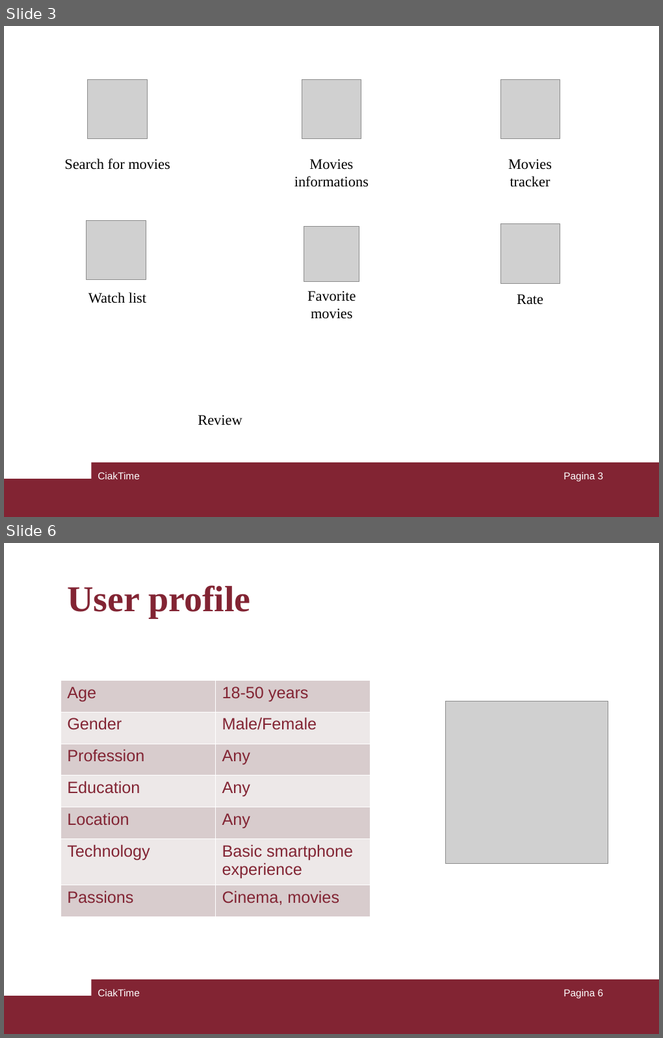
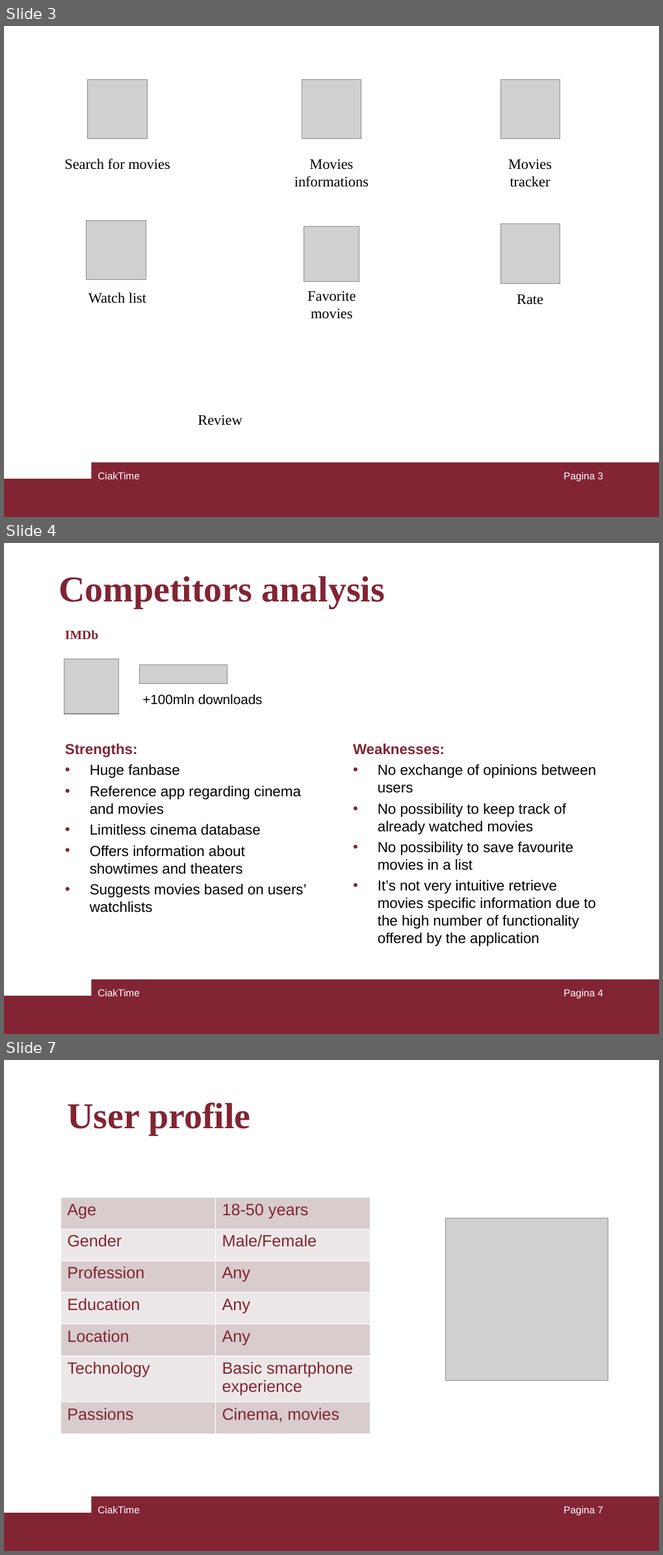
Before and after one commit to mauroficorella/Human-Computer-Interaction, a slide deck: Documentazione/presentazione.ppt. Shown one above the other, each under a label of ours: slides 3 and 6 before the commit, slides 3, 4 and 7 after it; the slides between them are not shown. The pictures are 663x1038 and 663x1555 pixels, drawn with LibreOffice and Linux fonts; fonts in the diff are those of the drawing; grey boxes stand for pictures. Boxes give left, top, right and bottom in pixels: in the first picture for what was removed or moved away, otherwise in the second. Text is boxed around its words. In the diff, an @@ line names an element or a change of style, - is before the commit and + after.

Commit message:
competitors

```diff
--- a/Documentazione/presentazione.ppt
+++ b/Documentazione/presentazione.ppt
@@ slide 4 added at (4,543,659,1034), background #FFFFFF; not listed: 2 template elements that a slide beside it also shows @@
@@ title added at (59,576,386,608), 40 pt, text #822433, bold @@
+Competitors analysis
@@ text added at (65,630,98,639), 14 pt, text #822433, bold @@
+IMDb
@@ picture added at (64,659,118,714) @@
@@ picture added at (140,665,228,684) @@
@@ text added at (142,694,263,705), 14.8 pt, text #000000 @@
++100mln downloads
@@ text added at (65,743,307,913), 16 pt, text #000000 @@
+Strengths:
+• Huge fanbase
+• Reference app regarding cinema and movies
+• Limitless cinema database
+• Offers information about showtimes and theaters
+• Suggests movies based on users’ watchlists
@@ text added at (353,743,596,947), 16 pt, text #000000 @@
+Weaknesses:
+• No exchange of opinions between users
+• No possibility to keep track of already watched movies
+• No possibility to save favourite movies in a list
+• It’s not very intuitive retrieve movies specific information due to the high number of functionality offered by the application
@@ text added at (98,990,140,997), 11 pt, text #FFFFFF @@
+CiakTime
@@ page number added at (564,990,604,999), 11 pt, text #FFFFFF @@
+Pagina 4
@@ what was slide 6 is now slide 7 @@
@@ page number at (564,1507,604,1516): text changed @@
-Pagina 6
+Pagina 7
```
Also in this commit, not shown: 1 slide changed, 2 other slides added, 2 slides removed, 1 other file.
